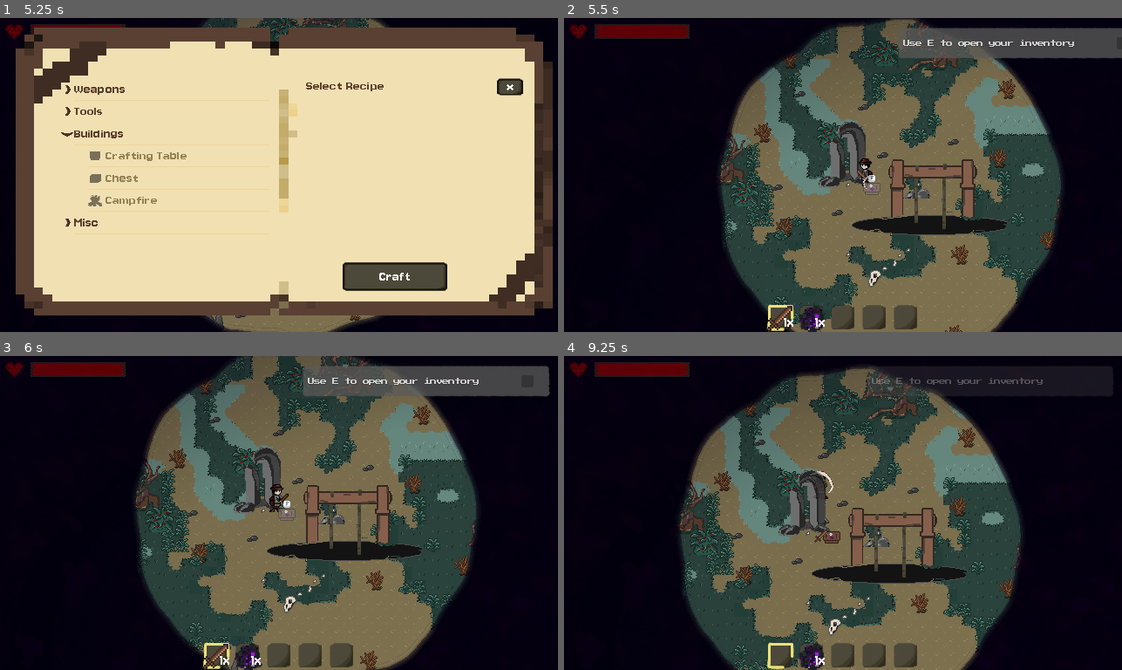
Above: before the commit, frames 1-4 (two rows, left to right).
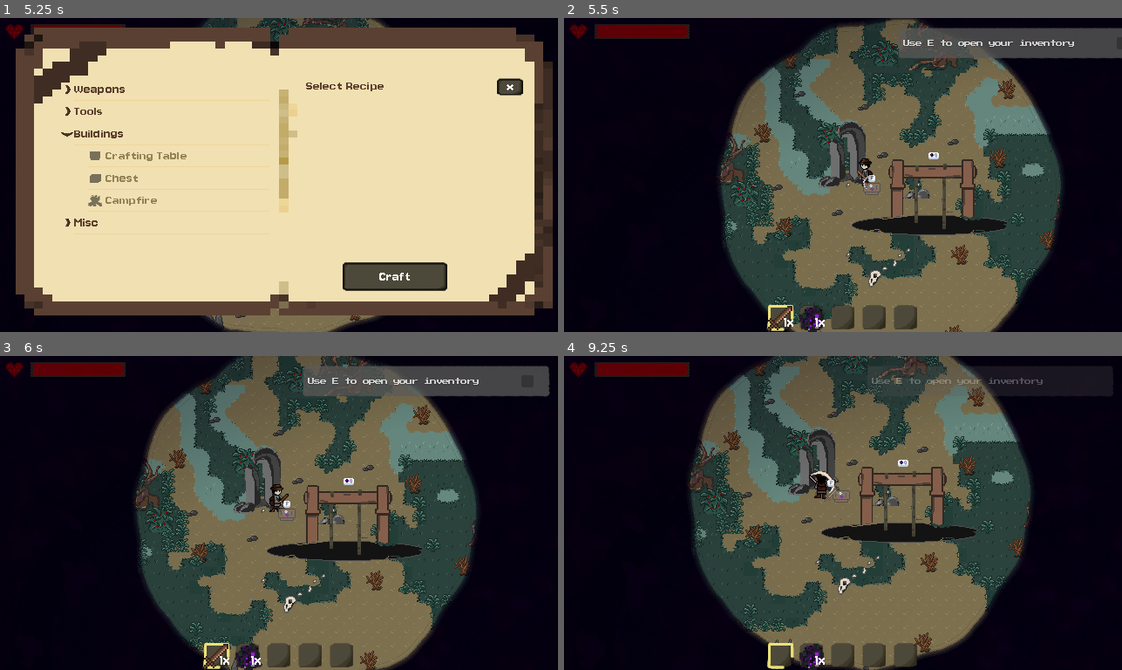
Above: after the commit, the same moments.

Repository: TimoRoggel/EverDark
Game: Godot game, scene res://UI/Main menu/main_menu.tscn
The game is run twice, just before and just after one commit, with the same random seed, the same clock (stepped at 60 frames per second) and the same inputs. The engine's default icon, where the game draws it, is replaced by a stand-in: a white triangle on a blue panel in a dark square. Sound files missing from this copy of the repository are replaced by a short silence.
Inputs (mouse positions are in pixels of both pictures, inside the frame that each line leads up to):
- Up to frame 1 (5.25 s): click "Start a new game" at 0.5 s; click "Start a new game" at 1.25 s; click "OK" at 2 s; tap Enter at 2.75, 5 s; move the mouse to (251, 237) at 2.77 s; hold W (up) 2.78-3.5 s; hold F (interact) 2.78-3.5 s; click (251, 237) at 2.92 s; click "Craft" at 3.5 s; tap Space (skip) at 4.25 s; drag from (446, 222) to (329, 200) at 4.27 s; move the mouse to (111, 127) at 5.02 s; hold A (left) from 5.03 s (still down); hold Right mouse button (block) from 5.03 s (still down)
- Up to frame 2 (5.5 s): keep holding A (left); keep holding Right mouse button (block); tap F (interact) at 5.3 s
- Up to frame 3 (6 s): release A (left) at 5.75 s; release Right mouse button (block) at 5.75 s; drag from (306, 513) to (228, 575) at 5.77 s
- Up to frame 4 (9.25 s): move the mouse to (759, 434) at 6.52 s; hold S (down) 6.53-7.25 s; hold Q (drop_item) 6.53-7.25 s; tap F (interact) at 6.8 s; tap Space (skip) at 7.25 s; drag from (965, 497) to (1082, 472) at 7.27 s; tap Enter at 8 s; move the mouse to (731, 528) at 8.02 s; hold W (up) 8.03-8.75 s; hold F (interact) 8.03-8.75 s; click (731, 528) at 8.17 s; drag from (898, 443) to (971, 626) at 8.77 s

Frame 1 is identical in both runs. In frame 2, less than 0.1% of the frame differs, in the area x 65-68%, y 42-45%; in frame 3, less than 0.1%; in frame 4, 36%, in the area x 20-84%, y 0-100%.

Commit message:
hole interact popup

Diff:
--- a/scenes/characters/hole.tscn
+++ b/scenes/characters/hole.tscn
@@ -1,8 +1,9 @@
-[gd_scene load_steps=12 format=3 uid="uid://dl655ix05mcka"]
+[gd_scene load_steps=15 format=3 uid="uid://dl655ix05mcka"]
 
 [ext_resource type="Texture2D" uid="uid://c7no50c4ocbgy" path="res://map/Art Assets/Map Objects (colision)/hole.png" id="1_ghnae"]
 [ext_resource type="Script" uid="uid://baqo7v8egwrlj" path="res://scripts/characters/hole.gd" id="1_iyxdx"]
 [ext_resource type="AudioStream" uid="uid://bonm36v6gqqe1" path="res://audio/sounds/player/lumin_convert.wav" id="3_ghnae"]
+[ext_resource type="Texture2D" uid="uid://cntskg5ujigsi" path="res://graphics/interact_convert_texture.png" id="4_yf0wu"]
 
 [sub_resource type="AtlasTexture" id="AtlasTexture_ghnae"]
 atlas = ExtResource("1_ghnae")
@@ -69,8 +70,34 @@
 }]
 
 [sub_resource type="CapsuleShape2D" id="CapsuleShape2D_s4x63"]
-radius = 12.0
-height = 182.0
+radius = 31.0
+height = 192.0
+
+[sub_resource type="GDScript" id="GDScript_cnnwx"]
+resource_name = "interact_popup"
+script/source = "extends Area2D
+
+@onready var interact_popup: Sprite2D = %interact_popup
+
+func _ready() -> void:
+	body_entered.connect(_on_body_entered)
+	body_exited.connect(_on_body_exited)
+	interact_popup.visible = false
+
+func _on_body_entered(body: Node2D) -> void:
+	if !is_instance_of(body, PlayerController):
+		return
+	interact_popup.visible = true
+
+func _on_body_exited(body: Node2D) -> void:
+	if !is_instance_of(body, PlayerController):
+		return
+	interact_popup.visible = false
+"
+
+[sub_resource type="CapsuleShape2D" id="CapsuleShape2D_7mh0n"]
+radius = 42.0
+height = 210.0
 
 [node name="hole" type="AnimatedSprite2D"]
 z_as_relative = false
@@ -108,3 +135,17 @@
 position = Vector2(-2, 20)
 rotation = 1.5707964
 shape = SubResource("CapsuleShape2D_s4x63")
+
+[node name="interact_area" type="Area2D" parent="."]
+script = SubResource("GDScript_cnnwx")
+
+[node name="interact_collision" type="CollisionShape2D" parent="interact_area"]
+rotation = 1.5707964
+shape = SubResource("CapsuleShape2D_7mh0n")
+
+[node name="interact_popup" type="Sprite2D" parent="interact_area"]
+unique_name_in_owner = true
+z_index = 150
+z_as_relative = false
+position = Vector2(0, -71)
+texture = ExtResource("4_yf0wu")
Binary file added: graphics/interact_convert_texture.png
Not shown, added: graphics/interact_convert_texture.png.import
